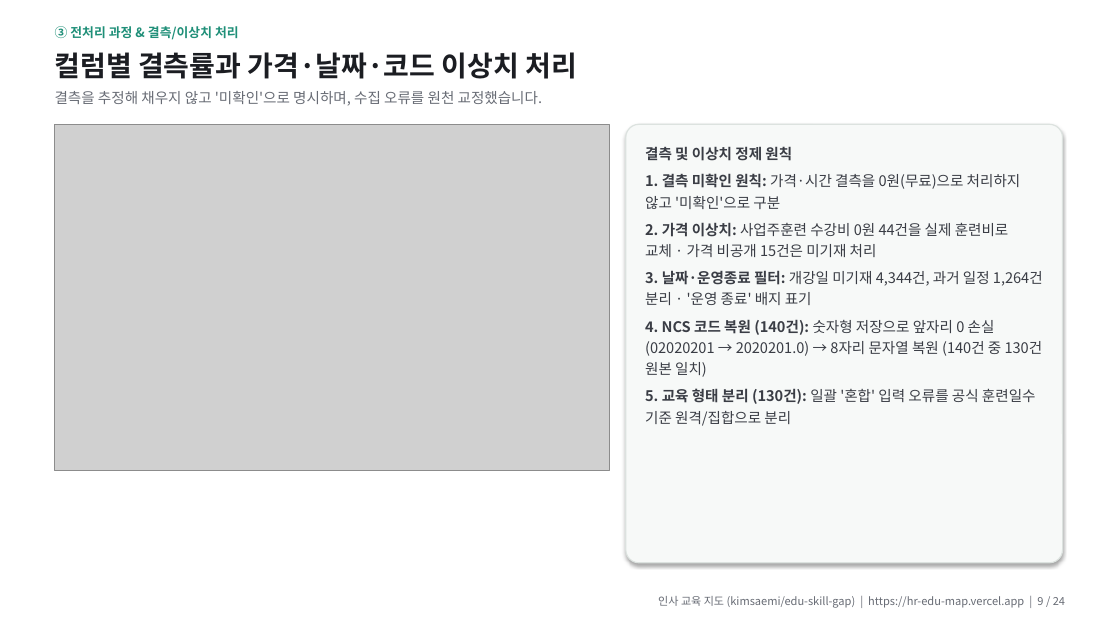
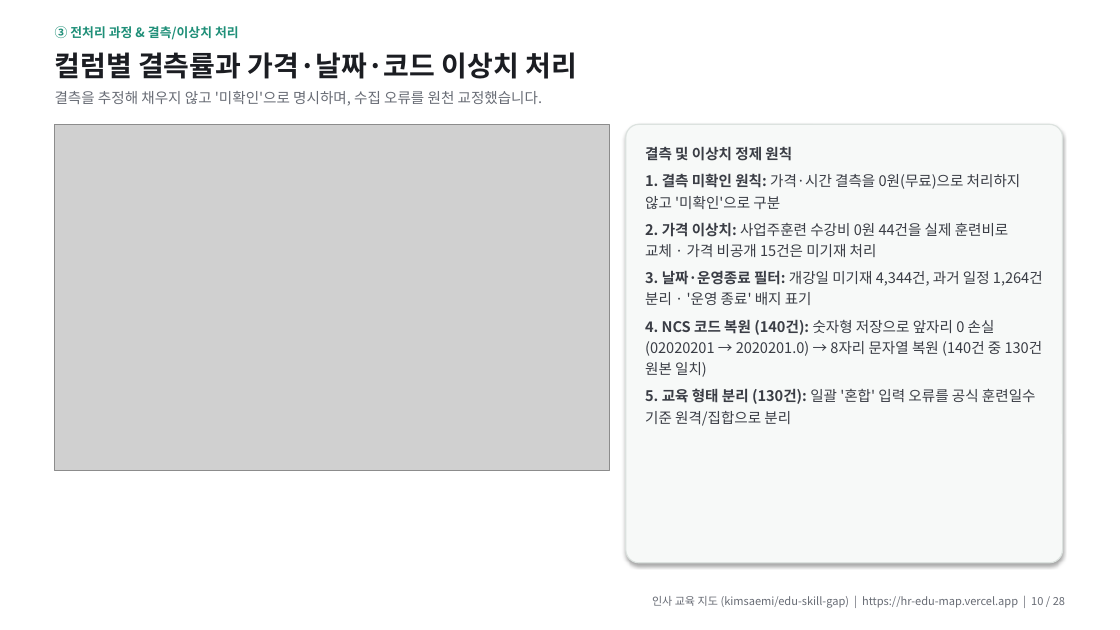
Before and after one commit to kimsaemi/edu-skill-gap, a slide deck: slide 10 of presentation/HR_교육지도_발표.pptx (slide 9 before the commit). Drawn at 1120x630 pixels with LibreOffice and Linux fonts; fonts in the diff are those of the drawing; grey boxes stand for pictures. Boxes give left, top, right and bottom in pixels: in the first picture for what was removed or moved away, otherwise in the second. Text is boxed around its words. In the diff, an @@ line names an element or a change of style, - is before the commit and + after.

```diff
--- a/presentation/HR_교육지도_발표.pptx
+++ b/presentation/HR_교육지도_발표.pptx
@@ text at [652, 596, 1065, 608]: text changed @@
-인사 교육 지도 (kimsaemi/edu-skill-gap) | https://hr-edu-map.vercel.app | 9 / 24
+인사 교육 지도 (kimsaemi/edu-skill-gap) | https://hr-edu-map.vercel.app | 10 / 28
```
Also in this commit, not shown: 22 other slides changed, 4 slides added, 3 other files.
